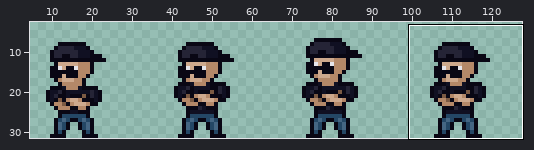
Sprite sheet: assets/sprites/bigguy/bigguy001.png. Above, an overview of the earlier version with the close-up marked.
Close-up. Before the commit:
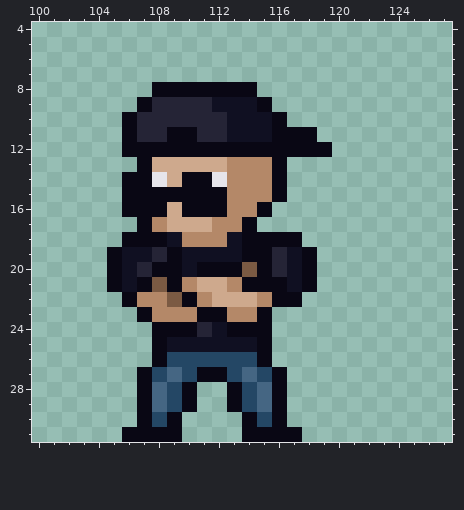
The file is 128x32 pixels. Colours within 5 levels of each other are drawn and written as one. Shown: x 100..127, y 4..31. The wide view leaves out empty margins.
The same view after the edit:
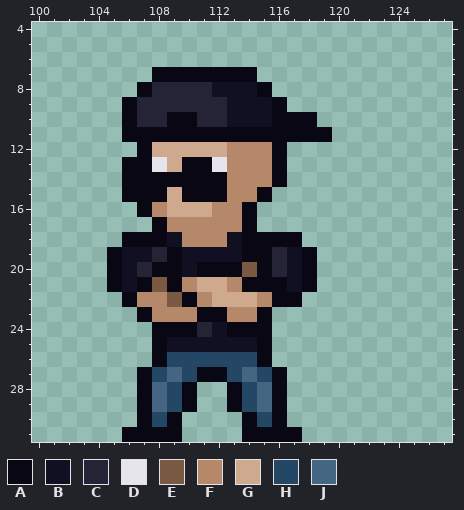
Palette (. is transparent): A #090714  B #101022  C #252436  D #e6e5eb  E #7b5a43  F #b48868  G #cea98d  H #244765  J #456683
Change:
@@ x 104..121 @@
  6 ..................
- 7 ..................
- 8 ....AAAAAAA.......
- 9 ...ACCCCBBBA......
-10 ..ACCCCCCBBBA.....
-11 ..ACCAACCBBBAAA...
-12 ..AAAAAAAAAAAAAA..
-13 ...AGGGGGFFFA.....
-14 ..AADGAADFFFA.....
-15 ..AAAAAAAFFFA.....
-16 ..AAAGAAAFFA......
-17 ...AFGGGFFA.......
+ 7 ....AAAAAAA.......
+ 8 ...ACCCCBBBA......
+ 9 ..ACCCCCCBBBA.....
+10 ..ACCAACCBBBAAA...
+11 ..AAAAAAAAAAAAAA..
+12 ...AGGGGGFFFA.....
+13 ..AADGAADFFFA.....
+14 ..AAAAAAAFFFA.....
+15 ..AAAGAAAFFA......
+16 ...AFGGGFFA.......
+17 ....AFFFFFA.......
 18 ..AAABFFFBAAAA....
Pixel boxes of the changes (left, top, right, bottom) in both close-ups:
changed: (122, 67, 332, 232)
